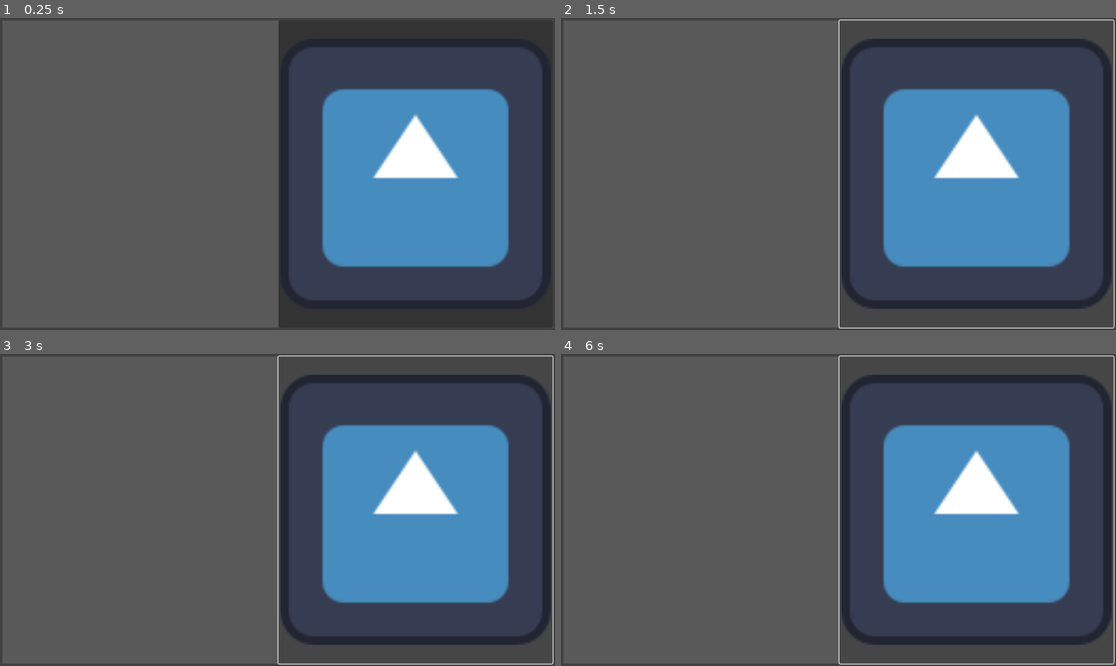
Above: before the commit, frames 1-4 (two rows, left to right).
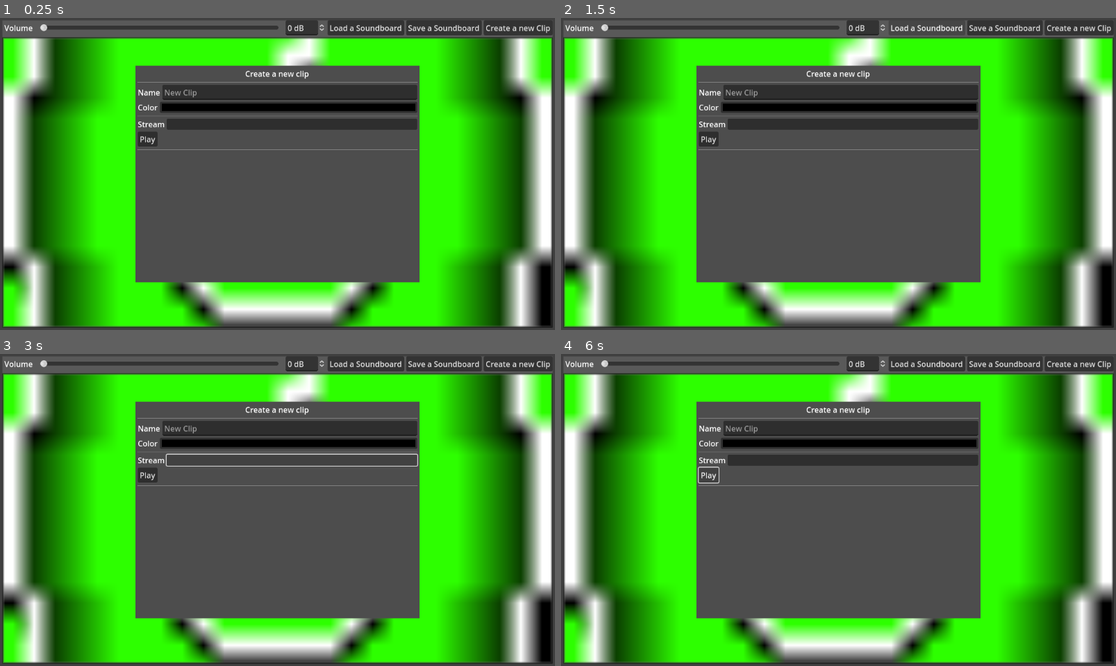
Above: after the commit, the same moments.

Repository: MoutonSuite/MoutonBoard
Game: Godot game, scene res://scenes/BoardScene.tscn
Two runs of this game, one before a commit and one after it. Both use one fixed random seed, a clock stepped at 60 frames per second and the inputs below. Before the commit the project has no main scene; this scene is started directly in both runs. The engine's default icon, where the game draws it, is replaced by a stand-in: a white triangle on a blue panel in a dark square.
Inputs (mouse positions are in pixels of both pictures, inside the frame that each line leads up to; where the layout moved, square brackets give the same spot in the first picture):
- Up to frame 1 (0.25 s): no input
- Up to frame 2 (1.5 s): click (977, 174) at 0.52 s; click (927, 27) at 1.25 s, where only the run after the commit has a clickable "Load a Soundboard"
- Up to frame 3 (3 s): click (444, 363) at 2 s, where only the run after the commit has a clickable "Save a Soundboard"; click (294, 460) at 2.77 s
- Up to frame 4 (6 s): click (1077, 363) at 3.5 s, where only the run after the commit has a clickable "Create a new Clip"; click (1077, 363) at 4.25 s, where only the run after the commit has a clickable "Create a new Clip"; click (838, 519) [977, 510] at 5 s; click (710, 475) [977, 510] at 5.75 s

The runs differ from the first frame. In frame 1, 73% of the frame differs, in the area x 0-100%, y 0-100%; in frame 2, 73%; in frame 3, 72%; in frame 4, 73%.

Commit message:
Clip UI finished

Diff:
--- /dev/null
+++ b/assets/test/sfx/Test1.tres
@@ -0,0 +1,9 @@
+[gd_resource type="Resource" script_class="SoundClip" load_steps=2 format=3 uid="uid://b7wej87j0cs8g"]
+
+[ext_resource type="Script" path="res://scripts/logic/Sound.gd" id="1_fdgbh"]
+
+[resource]
+script = ExtResource("1_fdgbh")
+clip_name = "New Clip"
+color = Color(0.827451, 0.827451, 0.827451, 1)
+volume = 0.0
--- a/project.godot
+++ b/project.godot
@@ -11,6 +11,7 @@
 [application]
 
 config/name="MoutonBoard"
+run/main_scene="res://scenes/BoardScene.tscn"
 config/features=PackedStringArray("4.3", "Mobile")
 config/icon="res://icon.svg"
 
--- a/scenes/BoardScene.tscn
+++ b/scenes/BoardScene.tscn
@@ -1,7 +1,16 @@
-[gd_scene load_steps=3 format=3 uid="uid://b3gwpxeqtceqj"]
+[gd_scene load_steps=6 format=3 uid="uid://b3gwpxeqtceqj"]
 
 [ext_resource type="Theme" uid="uid://cr2h37igr6wkn" path="res://assets/themes/basic.theme" id="1_1bhx1"]
-[ext_resource type="Texture2D" uid="uid://b0twr6hrkcode" path="res://icon.svg" id="2_orvao"]
+[ext_resource type="PackedScene" uid="uid://g5thvru25a65" path="res://scenes/ClipButton.tscn" id="2_316yo"]
+
+[sub_resource type="StyleBoxEmpty" id="StyleBoxEmpty_rawsx"]
+
+[sub_resource type="Gradient" id="Gradient_aeb2e"]
+interpolation_mode = 2
+colors = PackedColorArray(0, 0, 0, 0, 0, 0, 0, 1)
+
+[sub_resource type="GradientTexture1D" id="GradientTexture1D_67ubo"]
+gradient = SubResource("Gradient_aeb2e")
 
 [node name="BoardScene" type="Control"]
 layout_mode = 3
@@ -34,27 +43,171 @@
 [node name="Panel" type="Panel" parent="MarginContainer"]
 layout_mode = 2
 
+[node name="VBoxGrid" type="VBoxContainer" parent="MarginContainer"]
+layout_mode = 2
+size_flags_horizontal = 3
+
+[node name="HBoxGridSettings" type="HFlowContainer" parent="MarginContainer/VBoxGrid"]
+layout_mode = 2
+size_flags_vertical = 0
+
+[node name="HBoxColumns" type="HBoxContainer" parent="MarginContainer/VBoxGrid/HBoxGridSettings"]
+layout_mode = 2
+size_flags_vertical = 4
+
+[node name="HBoxVolume" type="HBoxContainer" parent="MarginContainer/VBoxGrid/HBoxGridSettings"]
+layout_mode = 2
+size_flags_horizontal = 3
+size_flags_vertical = 4
+theme_override_constants/separation = 15
+
+[node name="Label" type="Label" parent="MarginContainer/VBoxGrid/HBoxGridSettings/HBoxVolume"]
+layout_mode = 2
+text = "Volume"
+
+[node name="HSlider" type="HSlider" parent="MarginContainer/VBoxGrid/HBoxGridSettings/HBoxVolume"]
+custom_minimum_size = Vector2(200, 0)
+layout_mode = 2
+size_flags_horizontal = 3
+size_flags_vertical = 4
+scrollable = false
+
+[node name="SpinBox" type="SpinBox" parent="MarginContainer/VBoxGrid/HBoxGridSettings/HBoxVolume"]
+layout_mode = 2
+suffix = "dB"
+
+[node name="ButtonLoad" type="Button" parent="MarginContainer/VBoxGrid/HBoxGridSettings"]
+layout_mode = 2
+size_flags_vertical = 4
+text = "Load a Soundboard"
+alignment = 0
+
+[node name="ButtonSave" type="Button" parent="MarginContainer/VBoxGrid/HBoxGridSettings"]
+layout_mode = 2
+size_flags_vertical = 3
+text = "Save a Soundboard"
+alignment = 0
+
+[node name="ButtonNewClip" type="Button" parent="MarginContainer/VBoxGrid/HBoxGridSettings"]
+layout_mode = 2
+size_flags_vertical = 3
+text = "Create a new Clip"
+alignment = 0
+
+[node name="BoardGrid" type="GridContainer" parent="MarginContainer/VBoxGrid"]
+layout_mode = 2
+size_flags_vertical = 3
+
+[node name="ClipButton" parent="MarginContainer/VBoxGrid/BoardGrid" instance=ExtResource("2_316yo")]
+layout_mode = 2
+
 [node name="HBoxContainer" type="HBoxContainer" parent="MarginContainer"]
-layout_mode = 2
-
-[node name="VBoxGrid" type="VBoxContainer" parent="MarginContainer/HBoxContainer"]
-layout_mode = 2
-size_flags_horizontal = 3
-
-[node name="HBoxGridSettings" type="HBoxContainer" parent="MarginContainer/HBoxContainer/VBoxGrid"]
-layout_mode = 2
-
-[node name="BoardGrid" type="GridContainer" parent="MarginContainer/HBoxContainer/VBoxGrid"]
-layout_mode = 2
-size_flags_vertical = 3
-
-[node name="VBoxMenu" type="VBoxContainer" parent="MarginContainer/HBoxContainer"]
-layout_mode = 2
-size_flags_horizontal = 3
-
-[node name="Button" type="Button" parent="MarginContainer/HBoxContainer/VBoxMenu"]
-layout_mode = 2
-size_flags_vertical = 3
-theme_override_icons/icon = ExtResource("2_orvao")
-icon_alignment = 1
-expand_icon = true
+visible = false
+layout_mode = 2
+
+[node name="HSeparator" type="HSeparator" parent="MarginContainer/HBoxContainer"]
+layout_mode = 2
+size_flags_horizontal = 3
+theme_override_styles/separator = SubResource("StyleBoxEmpty_rawsx")
+
+[node name="TextureRect" type="TextureRect" parent="MarginContainer/HBoxContainer"]
+layout_mode = 2
+size_flags_horizontal = 3
+size_flags_stretch_ratio = 0.5
+texture = SubResource("GradientTexture1D_67ubo")
+
+[node name="PanelContainer" type="PanelContainer" parent="MarginContainer/HBoxContainer"]
+layout_mode = 2
+size_flags_horizontal = 3
+size_flags_vertical = 3
+size_flags_stretch_ratio = 0.5
+
+[node name="MarginContainer" type="MarginContainer" parent="MarginContainer/HBoxContainer/PanelContainer"]
+layout_mode = 2
+size_flags_vertical = 3
+
+[node name="VBoxContainer" type="VBoxContainer" parent="MarginContainer/HBoxContainer/PanelContainer/MarginContainer"]
+layout_mode = 2
+
+[node name="HSeparator2" type="HSeparator" parent="MarginContainer/HBoxContainer/PanelContainer/MarginContainer/VBoxContainer"]
+layout_mode = 2
+
+[node name="Window" type="Window" parent="."]
+title = "Create a new clip"
+initial_position = 1
+size = Vector2i(590, 450)
+transient = true
+exclusive = true
+borderless = true
+always_on_top = true
+popup_window = true
+theme = ExtResource("1_1bhx1")
+
+[node name="MarginContainer" type="MarginContainer" parent="Window"]
+anchors_preset = 15
+anchor_right = 1.0
+anchor_bottom = 1.0
+grow_horizontal = 2
+grow_vertical = 2
+
+[node name="VBoxContainer" type="VBoxContainer" parent="Window/MarginContainer"]
+layout_mode = 2
+
+[node name="Label" type="Label" parent="Window/MarginContainer/VBoxContainer"]
+layout_mode = 2
+text = "Create a new clip"
+horizontal_alignment = 1
+
+[node name="HSeparator" type="HSeparator" parent="Window/MarginContainer/VBoxContainer"]
+layout_mode = 2
+
+[node name="HBoxName" type="HBoxContainer" parent="Window/MarginContainer/VBoxContainer"]
+layout_mode = 2
+
+[node name="Label" type="Label" parent="Window/MarginContainer/VBoxContainer/HBoxName"]
+layout_mode = 2
+text = "Name"
+
+[node name="LineEdit" type="LineEdit" parent="Window/MarginContainer/VBoxContainer/HBoxName"]
+layout_mode = 2
+size_flags_horizontal = 3
+placeholder_text = "New Clip"
+
+[node name="HBoxColor" type="HBoxContainer" parent="Window/MarginContainer/VBoxContainer"]
+layout_mode = 2
+
+[node name="Label" type="Label" parent="Window/MarginContainer/VBoxContainer/HBoxColor"]
+layout_mode = 2
+text = "Color"
+
+[node name="ColorPickerButton" type="ColorPickerButton" parent="Window/MarginContainer/VBoxContainer/HBoxColor"]
+layout_mode = 2
+size_flags_horizontal = 3
+edit_alpha = false
+
+[node name="HSeparator2" type="HSeparator" parent="Window/MarginContainer/VBoxContainer"]
+layout_mode = 2
+
+[node name="VBoxStream" type="VBoxContainer" parent="Window/MarginContainer/VBoxContainer"]
+layout_mode = 2
+
+[node name="HBoxStream" type="HBoxContainer" parent="Window/MarginContainer/VBoxContainer/VBoxStream"]
+layout_mode = 2
+
+[node name="Label" type="Label" parent="Window/MarginContainer/VBoxContainer/VBoxStream/HBoxStream"]
+layout_mode = 2
+text = "Stream"
+
+[node name="ButtonPickStream" type="Button" parent="Window/MarginContainer/VBoxContainer/VBoxStream/HBoxStream"]
+layout_mode = 2
+size_flags_horizontal = 3
+
+[node name="HBoxPlayer" type="HBoxContainer" parent="Window/MarginContainer/VBoxContainer/VBoxStream"]
+layout_mode = 2
+
+[node name="Button" type="Button" parent="Window/MarginContainer/VBoxContainer/VBoxStream/HBoxPlayer"]
+layout_mode = 2
+text = "Play"
+
+[node name="HSeparator3" type="HSeparator" parent="Window/MarginContainer/VBoxContainer"]
+layout_mode = 2
--- /dev/null
+++ b/scenes/ClipButton.tscn
@@ -0,0 +1,73 @@
+[gd_scene load_steps=10 format=3 uid="uid://g5thvru25a65"]
+
+[ext_resource type="Script" path="res://scripts/UI/ClipButton.gd" id="1_haq27"]
+[ext_resource type="Script" path="res://scripts/logic/Sound.gd" id="2_bkadl"]
+[ext_resource type="Texture2D" uid="uid://b0twr6hrkcode" path="res://icon.svg" id="2_mepfo"]
+[ext_resource type="Texture2D" uid="uid://dwqpui0ebhr35" path="res://assets/test/FinalRes.png" id="2_rvrf4"]
+[ext_resource type="AudioStream" uid="uid://dlgd6234up5b1" path="res://assets/test/sfx/Hyper Light Startup Sfx.mp3" id="4_gqgsd"]
+
+[sub_resource type="StyleBoxEmpty" id="StyleBoxEmpty_4flet"]
+
+[sub_resource type="Resource" id="Resource_ybhbf"]
+script = ExtResource("2_bkadl")
+clip_name = "Test Clip 1"
+color = Color(0.178499, 1, 0, 1)
+icon = ExtResource("2_rvrf4")
+stream = ExtResource("4_gqgsd")
+volume = 0.0
+
+[sub_resource type="StyleBoxFlat" id="StyleBoxFlat_78mma"]
+bg_color = Color(0.6, 0.6, 0.6, 0)
+border_width_left = 5
+border_width_top = 5
+border_width_right = 5
+border_width_bottom = 5
+border_color = Color(0, 0, 0, 1)
+border_blend = true
+
+[sub_resource type="StyleBoxEmpty" id="StyleBoxEmpty_62vit"]
+
+[node name="ClipButton" type="PanelContainer"]
+custom_minimum_size = Vector2(5.62, 4.94)
+anchors_preset = -1
+anchor_right = 0.122
+anchor_bottom = 0.123
+offset_right = 1.45599
+offset_bottom = 1.296
+size_flags_horizontal = 3
+size_flags_vertical = 3
+theme_override_styles/panel = SubResource("StyleBoxEmpty_4flet")
+script = ExtResource("1_haq27")
+clip = SubResource("Resource_ybhbf")
+
+[node name="ColorRect" type="ColorRect" parent="."]
+layout_mode = 2
+color = Color(0, 0, 0, 1)
+
+[node name="TextureRect" type="TextureRect" parent="."]
+layout_mode = 2
+texture = ExtResource("2_mepfo")
+expand_mode = 1
+stretch_mode = 6
+
+[node name="Panel" type="Panel" parent="."]
+layout_mode = 2
+theme_override_styles/panel = SubResource("StyleBoxFlat_78mma")
+
+[node name="CenterContainer" type="CenterContainer" parent="."]
+layout_mode = 2
+
+[node name="Label" type="Label" parent="CenterContainer"]
+layout_mode = 2
+theme_override_colors/font_shadow_color = Color(0, 0, 0, 1)
+theme_override_constants/shadow_offset_x = 0
+theme_override_constants/shadow_offset_y = 0
+theme_override_constants/shadow_outline_size = 10
+text = "New Clip"
+
+[node name="Button" type="Button" parent="."]
+layout_mode = 2
+theme_override_styles/normal = SubResource("StyleBoxEmpty_62vit")
+
+[node name="AudioStreamPlayer" type="AudioStreamPlayer" parent="."]
+max_polyphony = 4
--- a/scripts/UI/ClipButton.gd
+++ b/scripts/UI/ClipButton.gd
@@ -1 +1,36 @@
+@tool
 extends Node
+class_name ClipButton
+## UI class to render a nice little
+## button for each sound clip
+
+@onready var texture_rect : TextureRect = $TextureRect
+@onready var color_rect : ColorRect = $ColorRect
+@onready var panel : Panel = $Panel
+@onready var label : Label = $CenterContainer/Label
+
+@onready var button : Button = $Button
+@onready var audio_stream_player : AudioStreamPlayer = $AudioStreamPlayer
+
+@export var clip : SoundClip :
+	set(new) :
+		clip = new
+		if not is_node_ready() :
+			await ready
+		print("Clip changed !")
+		audio_stream_player.stream = new.stream
+		audio_stream_player.volume_db = new.volume
+		label.text = new.clip_name
+		color_rect.color = new.color
+		texture_rect.texture = new.icon
+		var stylebox : StyleBoxFlat = panel.get_theme_stylebox("normal").duplicate()
+		stylebox.border_color = new.color
+		panel.add_theme_stylebox_override("normal",stylebox)
+
+func _ready() :
+	clip = clip
+	button.pressed.connect(play_clip)
+
+func play_clip() :
+	audio_stream_player.stream = clip.stream
+	audio_stream_player.play()
--- a/scripts/logic/Sound.gd
+++ b/scripts/logic/Sound.gd
@@ -1,8 +1,10 @@
+@tool
 extends Resource
 class_name SoundClip
 ## Generic class to store the soundboard clips. [br]
 
-@export var bite_name : String = "New Clip"
+## Name of the clip.
+@export var clip_name : String = "New Clip"
 
 ## Color to caracterise the clip. [br]
 ## If [member image] exists, it will be used as the background instead of the color.
@@ -10,7 +12,10 @@
 
 ## Image to caracterise the clip. [br]
 ## If not used, [member color] will be used as the background.
-@export var image : ImageTexture
+@export var icon : Texture2D
 
 ## Sound of the clip
 @export var stream : AudioStream
+
+## Volume of the clip, in decibels
+@export var volume : float = 0.0
Binary file added: assets/test/FinalArchive.png
Not shown, added: assets/test/FinalArchive.png.import
Binary file added: assets/test/FinalBack.png
Not shown, added: assets/test/FinalBack.png.import
Binary file added: assets/test/FinalFabric.png
Not shown, added: assets/test/FinalFabric.png.import
Binary file added: assets/test/FinalFolder.png
Not shown, added: assets/test/FinalFolder.png.import
Binary file added: assets/test/FinalModrinth.png
Not shown, added: assets/test/FinalModrinth.png.import
Binary file added: assets/test/FinalRes.png
Not shown, added: assets/test/FinalRes.png.import
